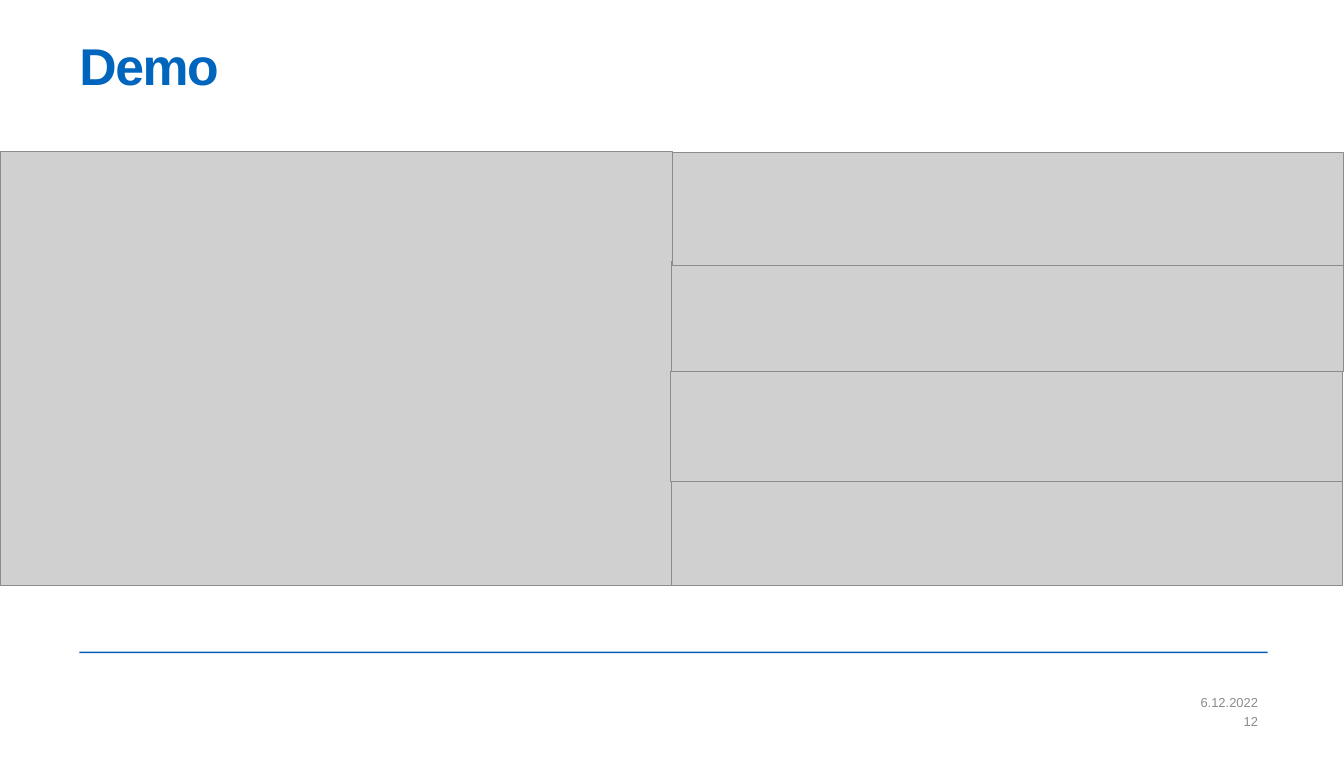
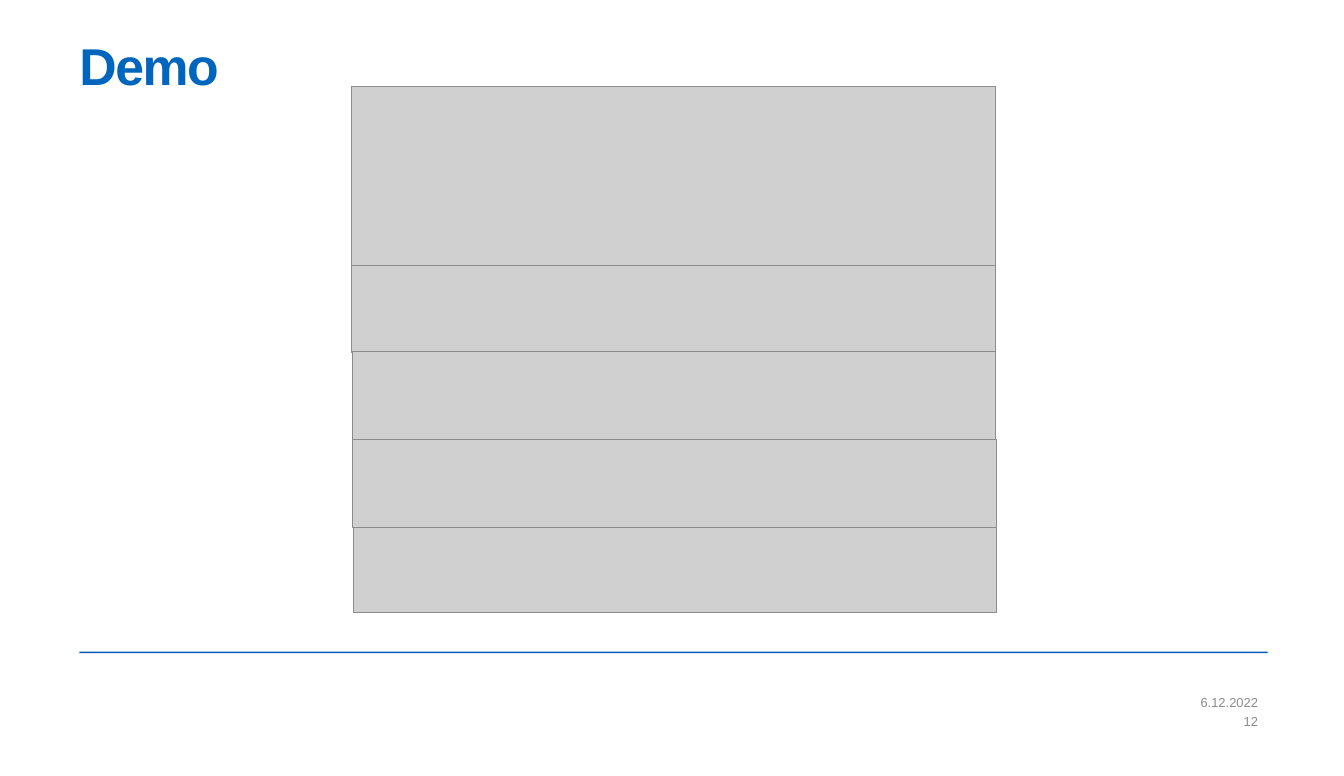
Before and after one commit to jinjiaKarl/cs-e4300, a slide deck: slide 12 of slides.pptx. Drawn at 1344x776 pixels with LibreOffice and Linux fonts; fonts in the diff are those of the drawing; grey boxes stand for pictures; background and template pictures are left out. Boxes give left, top, right and bottom in pixels: in the first picture for what was removed or moved away, otherwise in the second. Text is boxed around its words. In the diff, an @@ line names an element or a change of style, - is before the commit and + after.

```diff
--- a/slides.pptx
+++ b/slides.pptx
@@ picture added at box(352, 87, 995, 266) @@
@@ picture removed at box(0, 152, 673, 586) @@
@@ picture removed at box(673, 152, 1343, 265) @@
@@ picture added at box(352, 265, 995, 352) @@
@@ picture removed at box(671, 261, 1344, 371) @@
@@ picture added at box(353, 352, 996, 440) @@
@@ picture removed at box(670, 371, 1343, 481) @@
@@ picture added at box(353, 440, 996, 528) @@
@@ picture removed at box(671, 481, 1343, 586) @@
@@ picture added at box(354, 528, 997, 613) @@
```
Also in this commit, not shown: 3 other slides changed, 1 other file.
